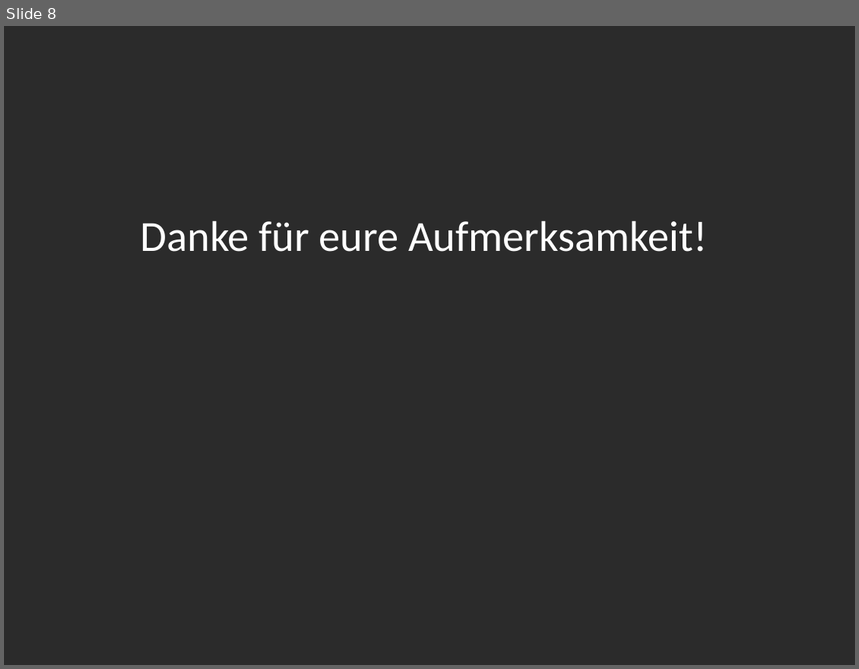
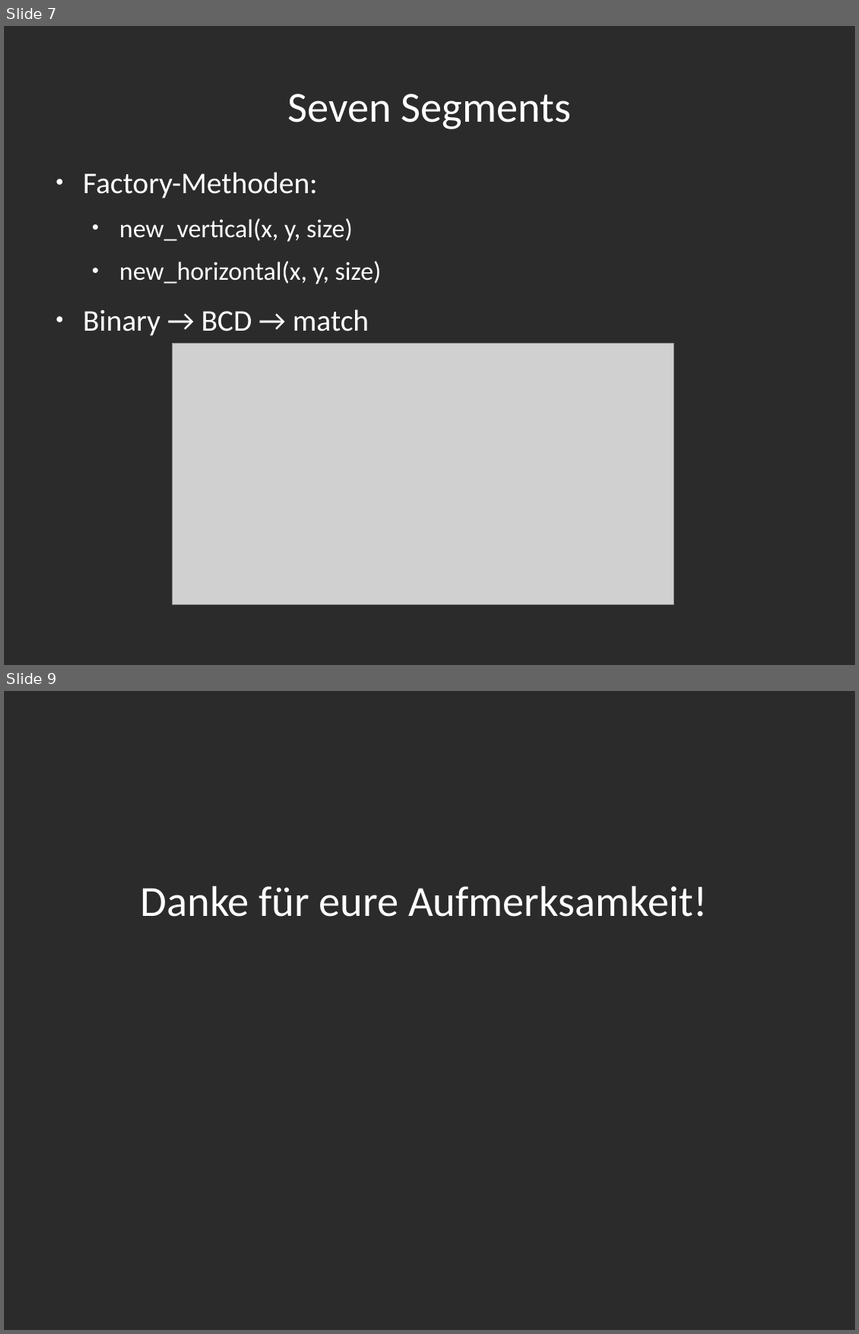
Before and after one commit to Rust-Mikrocontroller-Praktikum-2017/megamaertz, a slide deck: slides/slides.odp. Shown one above the other, each under a label of ours: slide 8 before the commit, slides 7 and 9 after it; the slides between them are not shown. The pictures are 859x669 and 859x1334 pixels, drawn with LibreOffice and Linux fonts; fonts in the diff are those of the drawing; grey boxes stand for pictures; background and template pictures are left out; a plain dark background stands for a picture behind light text. Boxes give left, top, right and bottom in pixels: in the first picture for what was removed or moved away, otherwise in the second. Text is boxed around its words. In the diff, an @@ line names an element or a change of style, - is before the commit and + after.

Commit message:
Added segment-page to slides.

```diff
--- a/slides/slides.odp
+++ b/slides/slides.odp
@@ slide 7 added at <box>4,26,855,665</box>, background picture (left out) @@
@@ title added at <box>288,94,572,129</box>, 40 pt, text #FFFFFF @@
+Seven Segments
@@ text added at <box>83,172,382,336</box>, 24 pt, text #FFFFFF @@
+● Factory-Methoden:
+  • new_vertical(x, y, size)
+  • new_horizontal(x, y, size)
+● Binary → BCD → match
@@ picture added at <box>173,344,674,604</box> @@
@@ what was slide 8 is now slide 9 @@
```
Also in this commit, not shown: 4 slides changed, 3 other slides added, 3 slides removed, 1 other file.
